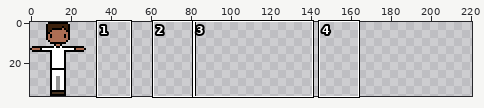
A sprite sheet gets an edit: Planning/Graphics/Menus/Avatar.png. Above: a wide view before the commit, with the close-up outlined.
Close-up. Before the commit:
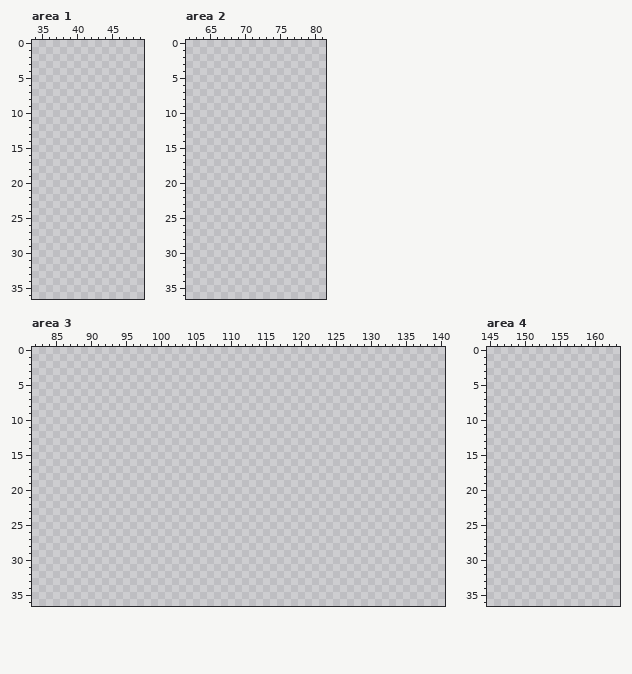
The file is 280x37 pixels. Shown: area 1: x 34..49, y 0..36; area 2: x 62..81, y 0..36; area 3: x 82..140, y 0..36; area 4: x 145..163, y 0..36. The wide view leaves out empty margins. The commit also changed other parts of the picture, which this record leaves out.
Palette (. is transparent): 
The same view after the edit:
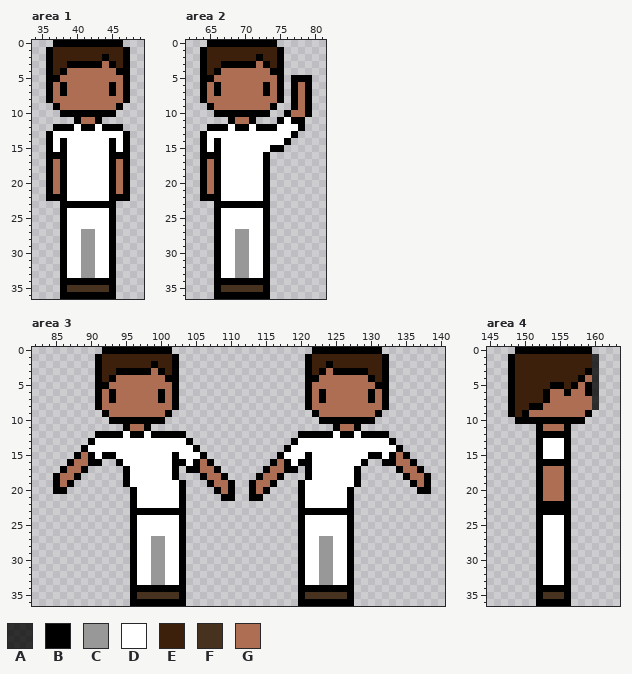
Colours new in this view: A #000000c5  B #000000  C #989898  D #ffffff  E #3c200c  F #46321f  G #ad6e54
Changes in this commit:
Changed rows in their new state; - is an unchanged pixel.
Area 1:
first column x 36:
 0 -BBBBBBBBBB-
 1 BEEEEEEEEEEB
 2 BEEEEEEEBEEB
 3 BEEBBBBBGBEB
 4 BEBGGGGGGGBB
 5 BBGGGGGGGGGB
 6 BGBGGGGGGBGB
 7 BGBGGGGGGBGB
 8 BGGGGGGGGGGB
 9 -BGGGGGGGGB-
10 --BBBBBBBB--
11 ----BGGB----
12 -BBBDBBDBBB-
13 BDDDDDDDDDDB
14 BDBDDDDDDBDB
15 BDBDDDDDDBDB
16 BBBDDDDDDBBB
17 BGBDDDDDDBGB
18 BGBDDDDDDBGB
19 BGBDDDDDDBGB
20 BGBDDDDDDBGB
21 BGBDDDDDDBGB
22 BBBDDDDDDBBB
23 --BBBBBBBB--
24 --BDDDDDDB--
25 --BDDDDDDB--
26 --BDDDDDDB--
27 --BDDCCDDB--
28 --BDDCCDDB--
29 --BDDCCDDB--
30 --BDDCCDDB--
31 --BDDCCDDB--
32 --BDDCCDDB--
33 --BDDCCDDB--
34 --BBBBBBBB--
35 --BFFFFFFB--
36 --BBBBBBBB--
Area 2:
first column x 64:
 0 -BBBBBBBBBB-----
 1 BEEEEEEEEEEB----
 2 BEEEEEEEBEEB----
 3 BEEBBBBBGBEB----
 4 BEBGGGGGGGBB----
 5 BBGGGGGGGGGB-BBB
 6 BGBGGGGGGBGB-BGB
 7 BGBGGGGGGBGB-BGB
 8 BGGGGGGGGGGB-BGB
 9 -BGGGGGGGGB--BGB
10 --BBBBBBBB--BGGB
11 ----BGGB---BDBB-
12 -BBBDBBDBBBDDDB-
13 BDDDDDDDDDDDDB--
14 BDBDDDDDDDDDB---
15 BDBDDDDDDDBB----
16 BBBDDDDDDB------
17 BGBDDDDDDB------
18 BGBDDDDDDB------
19 BGBDDDDDDB------
20 BGBDDDDDDB------
21 BGBDDDDDDB------
22 BBBDDDDDDB------
23 --BBBBBBBB------
24 --BDDDDDDB------
25 --BDDDDDDB------
26 --BDDDDDDB------
27 --BDDCCDDB------
28 --BDDCCDDB------
29 --BDDCCDDB------
30 --BDDCCDDB------
31 --BDDCCDDB------
32 --BDDCCDDB------
33 --BDDCCDDB------
34 --BBBBBBBB------
35 --BFFFFFFB------
36 --BBBBBBBB------
Area 3:
first column x 85:
 0 -------BBBBBBBBBB--------------------BBBBBBBBBB-------
 1 ------BEEEEEEEEEEB------------------BEEEEEEEEEEB------
 2 ------BEEEEEEEBEEB------------------BEEBEEEEEEEB------
 3 ------BEEBBBBBGBEB------------------BEBGBBBBBEEB------
 4 ------BEBGGGGGGGBB------------------BBGGGGGGGBEB------
 5 ------BBGGGGGGGGGB------------------BGGGGGGGGGBB------
 6 ------BGBGGGGGGBGB------------------BGBGGGGGGBGB------
 7 ------BGBGGGGGGBGB------------------BGBGGGGGGBGB------
 8 ------BGGGGGGGGGGB------------------BGGGGGGGGGGB------
 9 -------BGGGGGGGGB--------------------BGGGGGGGGB-------
10 --------BBBBBBBB----------------------BBBBBBBB--------
11 ----------BGGB--------------------------BGGB----------
12 ------BBBBDBBDBBBBB----------------BBBBBDBBDBBBB------
13 -----BDDDDDDDDDDDDDB--------------BDDDDDDDDDDDDDB-----
14 ----BDDDDDDDDDDDDDDDB------------BDDDDDDDDDDDDDDDB----
15 ---BGBDBBDDDDDDDDBDDDB----------BDDDBDDDDDDDDBBDBGB---
16 --BGGBB--BDDDDDDDBBDBGB--------BGBDBBDDDDDDDB--BBGGB--
17 -BGGB-----BDDDDDDB-BBGGB------BGGBB-BDDDDDDB-----BGGB-
18 BGGB------BDDDDDDB---BGGB----BGGB---BDDDDDDB------BGGB
19 BGB-------BDDDDDDDB---BGGB--BGGB---BDDDDDDDB-------BGB
20 BB---------BDDDDDDB----BGB--BGB----BDDDDDDB---------BB
21 -----------BDDDDDDB-----BB--BB-----BDDDDDDB-----------
22 -----------BDDDDDDB----------------BDDDDDDB-----------
23 -----------BBBBBBBB----------------BBBBBBBB-----------
24 -----------BDDDDDDB----------------BDDDDDDB-----------
25 -----------BDDDDDDB----------------BDDDDDDB-----------
26 -----------BDDDDDDB----------------BDDDDDDB-----------
27 -----------BDDCCDDB----------------BDDCCDDB-----------
28 -----------BDDCCDDB----------------BDDCCDDB-----------
29 -----------BDDCCDDB----------------BDDCCDDB-----------
30 -----------BDDCCDDB----------------BDDCCDDB-----------
31 -----------BDDCCDDB----------------BDDCCDDB-----------
32 -----------BDDCCDDB----------------BDDCCDDB-----------
33 -----------BDDCCDDB----------------BDDCCDDB-----------
34 -----------BBBBBBBB----------------BBBBBBBB-----------
35 -----------BFFFFFFB----------------BFFFFFFB-----------
36 -----------BBBBBBBB----------------BBBBBBBB-----------
Area 4:
first column x 148:
 0 -BBBBBBBBBBB-
 1 BEEEEEEEEEEEA
 2 BEEEEEEEEEEEA
 3 BEEEEEEEEEEBA
 4 BEEEEEEEEEBGA
 5 BEEEEEBBEBGBA
 6 BEEEEBGGBGGBA
 7 BEEEEBGGGGGGA
 8 BEEBBGGGGGGGA
 9 BEBGGGGGGGGB-
10 -BBBBBBBBBB--
11 ----BGGGB----
12 ----BBBBB----
13 ----BDDDB----
14 ----BDDDB----
15 ----BDDDB----
16 ----BBBBB----
17 ----BGGGB----
18 ----BGGGB----
19 ----BGGGB----
20 ----BGGGB----
21 ----BGGGB----
22 ----BBBBB----
23 ----BBBBB----
24 ----BDDDB----
25 ----BDDDB----
26 ----BDDDB----
27 ----BDDDB----
28 ----BDDDB----
29 ----BDDDB----
30 ----BDDDB----
31 ----BDDDB----
32 ----BDDDB----
33 ----BDDDB----
34 ----BBBBB----
35 ----BFFFB----
36 ----BBBBB----
Boxes around the changes in both close-ups, in picture pixels (x1, y1, x2, y2):
added: (46, 40, 130, 299)
added: (200, 40, 312, 299)
added: (53, 347, 431, 606)
added: (508, 347, 599, 606)
